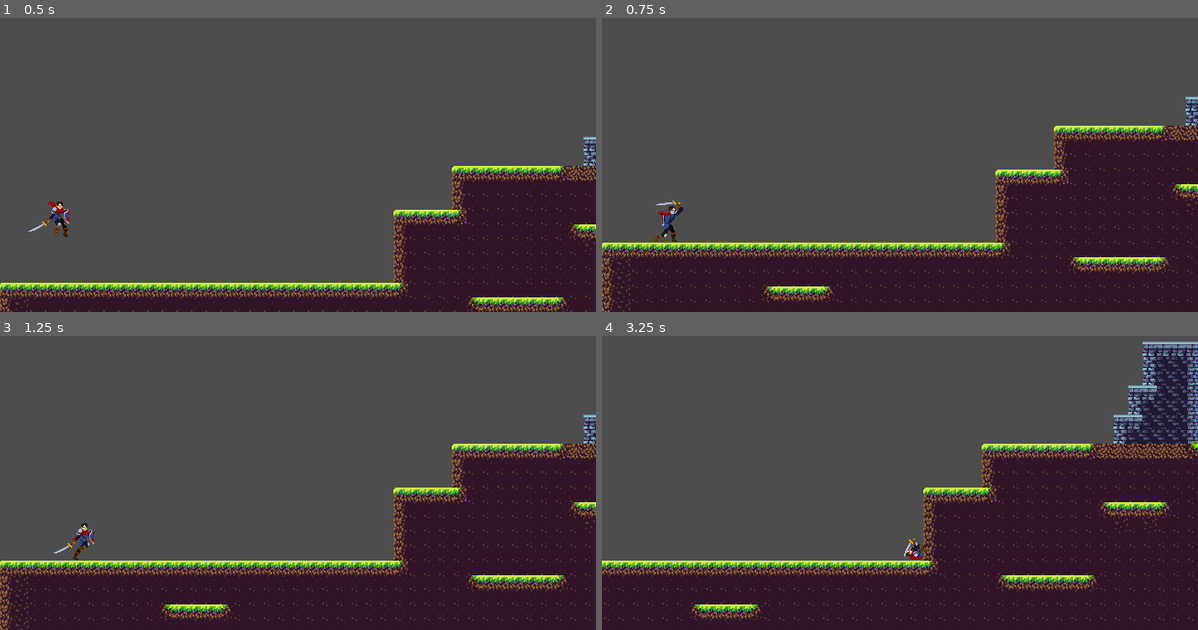
Above: before the commit, frames 1-4 (two rows, left to right).
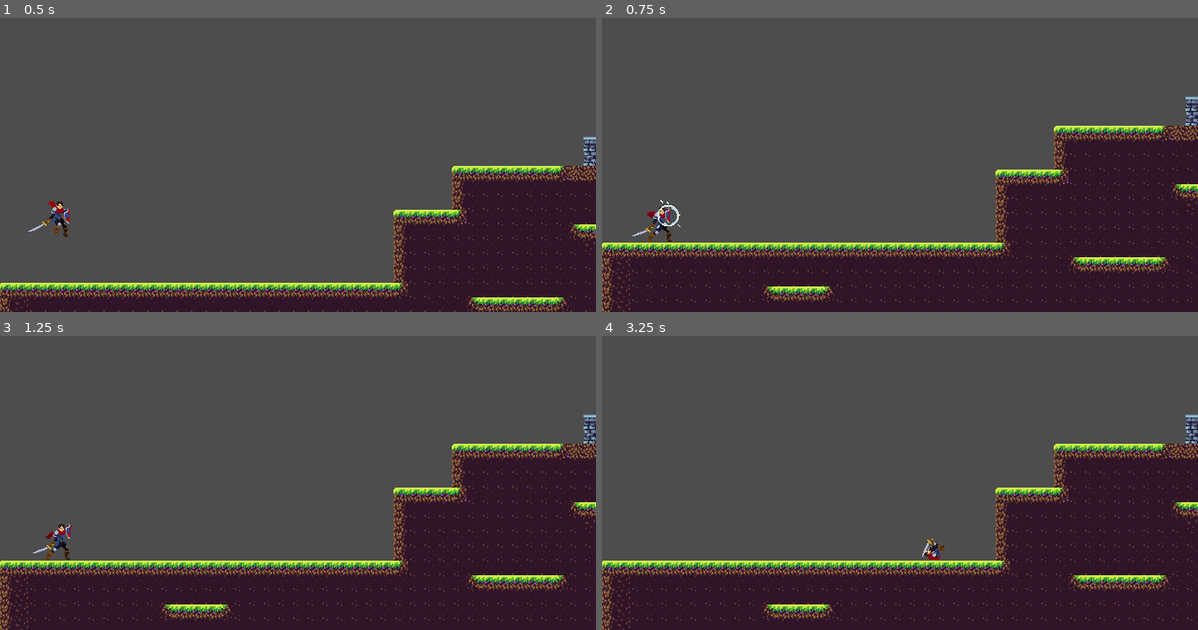
Above: after the commit, the same moments.

Repository: zCarlos17/AulasGodot
Game: Godot game, scene res://Scenes/scene_1.tscn
Same seed, same stepped clock (60 frames per second), same inputs: the game is played once before the commit and once after it.
Inputs (mouse positions are in pixels of both pictures, inside the frame that each line leads up to):
- Up to frame 1 (0.5 s): no input
- Up to frame 2 (0.75 s): move the mouse to (1031, 132) at 0.52 s; hold D (right) from 0.53 s (still down); hold Right mouse button (block) from 0.53 s (still down); click (1031, 132) at 0.6 s
- Up to frame 3 (1.25 s): keep holding D (right); keep holding Right mouse button (block); tap Space (jump) at 0.77 s
- Up to frame 4 (3.25 s): move the mouse to (780, 483) at 1.27 s; release Right mouse button (block) at 1.28 s; right-click (780, 483) at 1.35 s; tap Space (jump) at 1.52, 3.02 s; tap S (crouch) at 1.55 s; move the mouse to (959, 394) at 2.02 s; release D (right) at 2.03 s; hold A (left) 2.03-2.78 s; hold S (crouch) 2.03-2.78 s; tap Shift (roll) at 2.3, 2.85 s; move the mouse to (870, 530) at 2.77 s; hold D (right) from 2.78 s (still down); click (870, 530) at 3.05 s

Frame 1 is identical in both runs. In frame 2, 0.5% of the frame differs, in the area x 5-14%, y 61-77%; in frame 3, 0.5%; in frame 4, 16%, in the area x 0-100%, y 1-100%.

Commit message:
pequenas correçoes no roll

Diff:
--- a/Scenes/player.tscn
+++ b/Scenes/player.tscn
@@ -426,6 +426,7 @@
 script = ExtResource("1_v0iea")
 acceleration = 1900.0
 friction = 2000.0
+roll_speed = 280.0
 
 [node name="CollisionShape2D" type="CollisionShape2D" parent="." unique_id=532109296]
 position = Vector2(0, 8)
@@ -438,3 +439,4 @@
 autoplay = "Idle"
 frame = 4
 frame_progress = 1.0
+metadata/_edit_lock_ = true
--- a/player.gd
+++ b/player.gd
@@ -2,7 +2,7 @@
 
 signal died
 
-enum State{ IDLE, RUN, JUMP, FALL, CROUNCH, ROLL, ATTACK, BLOCK, HURT, DEAD}
+enum State{ IDLE, RUN, JUMP, FALL, CROUCH, ROLL, ATTACK, BLOCK, HURT, DEAD}
 
 const ATTACK_ANIMS: Array[String] = ["Attack1", "Attack2", "Attack3"]
 
@@ -55,7 +55,7 @@
 	match state:
 		State.IDLE, State.RUN, State.JUMP, State.FALL:
 			_process_free(direction, delta)
-		State.CROUNCH:
+		State.CROUCH:
 			_process_crouch(delta)
 		State.ROLL:
 			_process_roll()
@@ -137,12 +137,12 @@
 			return
 		if Input.is_action_just_pressed("roll") and roll_cooldown_timer <= 0.0:
 			_change_state(State.ROLL)
-
-		if Input.is_action_just_pressed("block"):
+			return
+		if Input.is_action_pressed("block"):
 			_change_state(State.BLOCK)
 			return
 		if Input.is_action_pressed("crouch"):
-			_change_state(State.CROUNCH)
+			_change_state(State.CROUCH)
 			return
 	_handle_jump()
 	_handle_horizontal(direction, delta)
@@ -200,7 +200,7 @@
 			anim.play("Jump")
 		State.FALL:
 			anim.play("Fall")
-		State.CROUNCH:
+		State.CROUCH:
 			anim.play("Crouch")
 		State.ROLL:
 			anim.play("Roll")
@@ -264,3 +264,7 @@
 	velocity = Vector2 (push_dir * knockback_force.x, knockback_force.y)
 
 	_change_state(State.HURT)
+
+func _is_attack_from_front(source_position: Vector2) ->bool:
+	var dir_to_source: int = int(signf(source_position.x - global_position.x))
+	return dir_to_source == facing
